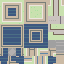
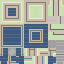
Two versions of the same layered image (64 x 64). Layer-by-layer changes:
painted on "Background" over box(56, 56, 64, 64)
